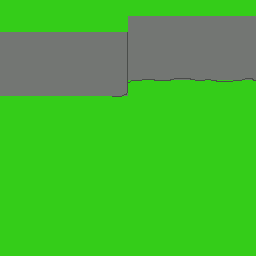
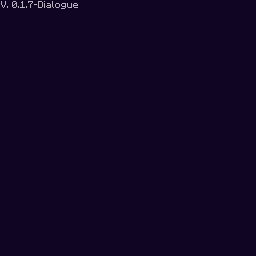
The second w=256, h=256 image is a revision of the first. Changes to its layers:
removed group "cópia de Tree House Outside" (7 layers) over box(0, 0, 256, 256)
hid "sign #1", moved it out of group "over #1", painted on it over box(121, 121, 135, 135)
removed group "Grupo de camadas #3" (4 layers) from group "cópia de Tree House Outside" over box(0, 0, 256, 256)
moved "Grupo de camadas" out of group "House" over box(78, 44, 171, 160)
removed group "test_room" (2 layers) over box(0, 0, 256, 256)
hid "sign #3", moved it into group "Grupo de camadas", painted on it over box(0, 16, 256, 96)
removed layer "ground #1" from group "Grupo de camadas #3" over box(0, 0, 256, 256)
hid "sign #4", moved it into group "Grupo de camadas", painted on it over box(87, 32, 256, 97)
showed "sign #2", moved it out of group "Grupo de camadas #3", painted on it over box(0, 1, 256, 96)
renamed "Layer" to "sign", moved it out of group "test_room", painted on it over box(0, 0, 256, 256)
